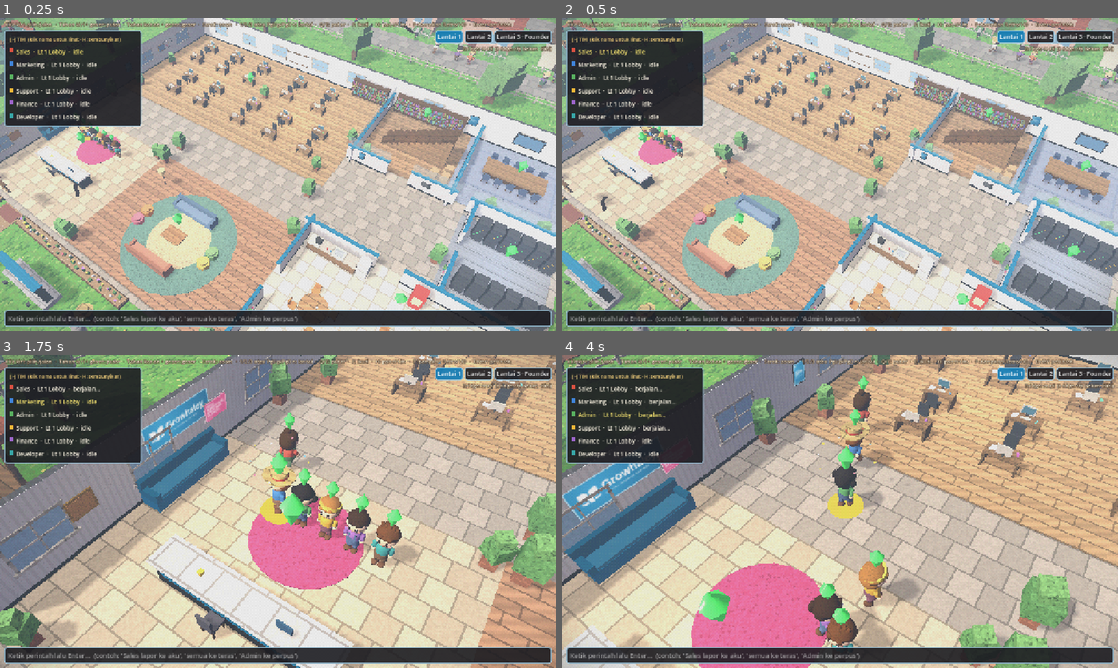
Above: before the commit, frames 1-4 (two rows, left to right).
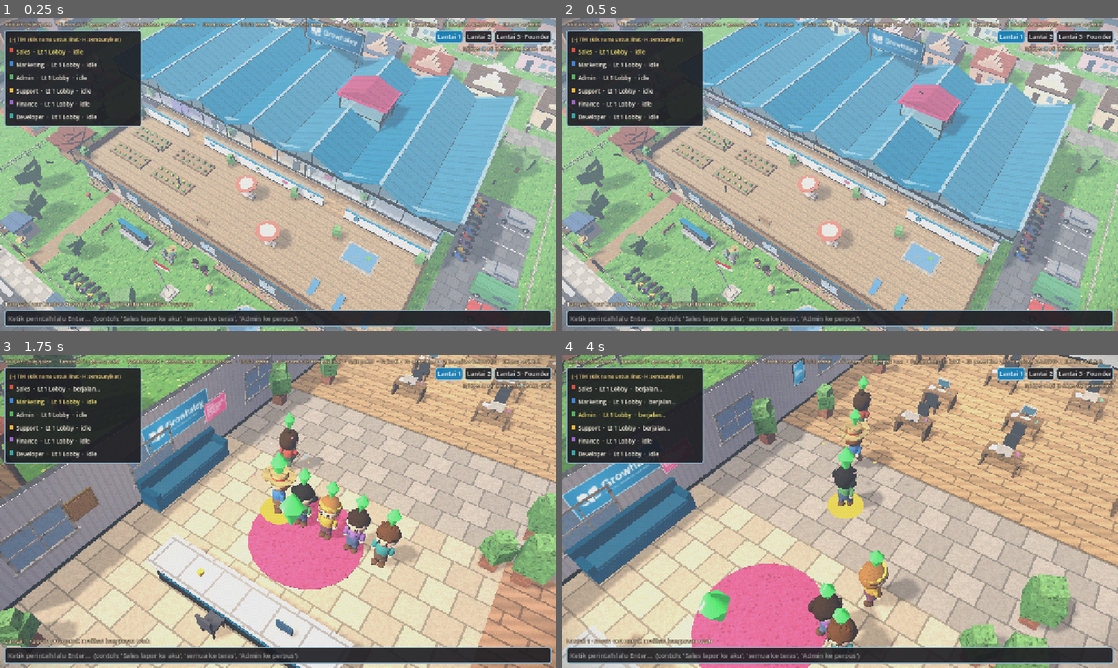
Above: after the commit, the same moments.

Repository: growhaleystudio-create/virtual-office
Game: Godot game, scene res://main.tscn
The game is run twice, just before and just after one commit, with the same random seed, the same clock (stepped at 60 frames per second) and the same inputs.
Inputs:
- Up to frame 1 (0.25 s): no input
- Up to frame 2 (0.5 s): no input
- Up to frame 3 (1.75 s): click "Sales · Lt 1 Lobby · idle" at 0.5 s; click "Marketing · Lt 1 Lobby · idle" at 1.25 s
- Up to frame 4 (4 s): click "Sales · Lt 1 Lobby · berjalan…" at 2 s; click "Marketing · Lt 1 Lobby · berj…" at 2.75 s; click "Admin · Lt 1 Lobby · berjalan…" at 3.5 s

The runs differ from the first frame. In frame 1, 78% of the frame differs, in the area x 0-100%, y 0-100%; in frame 2, 78%; in frame 3, 0.7%; in frame 4, 0.8%.

Commit message:
Tampak luar saat zoom out: bangunan utuh dengan atap lipat zig-zag, menara kaca, papan logo
Co-Authored-By: Claude Opus 5.5 <noreply@anthropic.com>

Diff:
--- a/main.gd
+++ b/main.gd
@@ -125,6 +125,9 @@
 	_build_whip_cursor()
 	_build_bridge()
 	set_view_floor(0)
+	# mulai dari tampak luar: bangunan utuh, atap turun; zoom in untuk masuk ke ruangan
+	t_zoom = 54.0
+	zoom = 54.0
 	rng.randomize()
 	_apply_pixel_mode()
 	_setup_web_bridge()
@@ -614,6 +617,7 @@
 	_build_signs()
 	_flush_walls()
 	_decorate_walls()
+	_build_roof()
 	# gabungkan mesh diam per lantai / per sisi dinding supaya draw call sedikit
 	town.set_meta("no_batch", true)
 	for f in NFLOORS:
@@ -623,6 +627,7 @@
 			Look.batch(n, true)
 		Look.batch(floors[f], true)
 		floors[f].set_meta("no_batch", true)
+	Look.batch(roof, true)
 	Look.batch(self, true)
 
 
@@ -1221,14 +1226,154 @@
 	var wn: Node3D = ext_walls[0]["W"]
 	var lp := _facing_node(wn, Vector3(-W / 2.0 + 0.03, 2.25, 21.5 - H / 2.0), Vector3(1, 0, 0))
 	_picture(lp, Vector3.ZERO, Vector2(3.3, 1.1), "sign_blue")
-	# papan logo di atap lantai 3 menghadap selatan
-	cur = floors[2]
-	var rp := Vector3(-2.0, 3.0, -H / 2.0 + 0.6)
+
+
+# ---------- atap (tampak saat zoom out) ----------
+
+var roof: Node3D
+var exterior := false  # true = tampak luar: bangunan utuh beratap, semua lantai & dinding tampil
+var _roof_drop := 8.0
+const EXT_ENTER := 44.0  # zoom lebih jauh dari ini -> tampak luar
+const EXT_LEAVE := 40.0
+
+
+## Prisma dari poligon cembung di bidang XY (dunia), diekstrusi dari z0 ke z1.
+func _prism(parent: Node3D, pts: Array, z0: float, z1: float, color: Color, tex := "metal") -> MeshInstance3D:
+	var st := SurfaceTool.new()
+	st.begin(Mesh.PRIMITIVE_TRIANGLES)
+	var n := pts.size()
+	var cen := Vector2.ZERO
+	for q: Vector2 in pts:
+		cen += q / n
+	var tri := func(a: Vector3, b: Vector3, c: Vector3, nrm: Vector3) -> void:
+		if (b - a).cross(c - a).dot(nrm) > 0.0:  # Godot: sisi depan searah jarum jam
+			var t := b
+			b = c
+			c = t
+		for v in [a, b, c]:
+			st.set_normal(nrm)
+			st.add_vertex(v)
+	for i in range(1, n - 1):
+		for z: float in [z0, z1]:
+			var nz := Vector3(0, 0, signf(z - (z0 + z1) / 2.0))
+			tri.call(Vector3(pts[0].x, pts[0].y, z), Vector3(pts[i].x, pts[i].y, z), Vector3(pts[i + 1].x, pts[i + 1].y, z), nz)
+	for i in n:
+		var a: Vector2 = pts[i]
+		var b: Vector2 = pts[(i + 1) % n]
+		var e := b - a
+		var on := Vector2(e.y, -e.x).normalized()
+		if on.dot((a + b) / 2.0 - cen) < 0.0:
+			on = -on
+		var nrm := Vector3(on.x, on.y, 0)
+		tri.call(Vector3(a.x, a.y, z0), Vector3(b.x, b.y, z0), Vector3(b.x, b.y, z1), nrm)
+		tri.call(Vector3(a.x, a.y, z0), Vector3(b.x, b.y, z1), Vector3(a.x, a.y, z1), nrm)
+	var m := MeshInstance3D.new()
+	m.mesh = st.commit()
+	m.material_override = Look.mat(color, tex)
+	parent.add_child(m)
+	return m
+
+
+## Atap lipat zig-zag khas (folded-plate / "butterfly" berderet) di atas lantai 3,
+## kaca segitiga di ujung tiap lipatan, menara kaca di atas tangga, papan logo di punggung atap.
+## Hanya tampil saat kamera zoom out (tampak luar); saat zoom in atap terangkat & hilang.
+func _build_roof() -> void:
+	roof = Node3D.new()
+	roof.name = "Atap"
+	add_child(roof)
+	roof.set_meta("no_batch", true)
+	var y_top := 2.0 * FH + 3.0
+	var zn := -H / 2.0 - 0.9  # sisi utara (sedikit menjorok)
+	var zs := 18.0 - H / 2.0 + 1.9  # sisi selatan: kanopi lebar menaungi fasad kaca lantai 3
+	var xe := W / 2.0 + 0.9
+	# pelat atap tebal + garis biru muda
+	Agent.make_box(roof, Vector3(0, y_top + 0.15, (zn + zs) / 2.0), Vector3(xe * 2.0, 0.3, zs - zn), BRAND_INK, "metal")
+	Agent.make_box(roof, Vector3(0, y_top + 0.06, (zn + zs) / 2.0), Vector3(xe * 2.0 + 0.08, 0.08, zs - zn + 0.08), BRAND_LIGHT, "metal")
+	var y0 := y_top + 0.3
+	var nb := 6
+	var bw := xe * 2.0 / nb
+	var yr := y0 + 2.2  # punggung lipatan
+	var yv := y0 + 0.45  # lembah lipatan
+	var pz0 := zn - 0.3
+	var pz1 := zs + 0.4
+	var depth := pz1 - pz0
+	var pzc := (pz0 + pz1) / 2.0
+	var glass := Color(0.60, 0.82, 0.96, 0.5)
+	for i in nb:
+		var xl := -xe + i * bw
+		var xr := xl + bw
+		var xc := xl + bw / 2.0
+		var col: Color = BRAND_BLUE if i % 2 == 0 else BRAND_BLUE.lightened(0.12)
+		for seg in [[Vector2(xl, yr), Vector2(xc, yv)], [Vector2(xc, yv), Vector2(xr, yr)]]:
+			var a: Vector2 = seg[0]
+			var b: Vector2 = seg[1]
+			var mid := (a + b) / 2.0
+			var p := Agent.make_box(roof, Vector3(mid.x, mid.y, pzc), Vector3(a.distance_to(b) + 0.12, 0.16, depth), col, "metal")
+			p.rotation.z = atan2(b.y - a.y, b.x - a.x)
+		# talang di lembah
+		Agent.make_box(roof, Vector3(xc, yv + 0.05, pzc), Vector3(0.4, 0.1, depth + 0.05), BRAND_INK, "metal")
+		# kaca segitiga di ujung utara & selatan lipatan, dengan kusen
+		for gz: float in [zn + 0.15, zs - 0.15]:
+			var pts := [Vector2(xl, y0), Vector2(xl, yr - 0.1), Vector2(xc, yv - 0.1), Vector2(xr, yr - 0.1), Vector2(xr, y0)]
+			_prism(roof, pts, gz - 0.03, gz + 0.03, glass)
+			for f: float in [0.0, 0.25, 0.75]:
+				var mx := xl + bw * f
+				var top := lerpf(yr, yv, f * 2.0 if f <= 0.5 else (1.0 - f) * 2.0)
+				Agent.make_box(roof, Vector3(mx, (y0 + top) / 2.0, gz), Vector3(0.12, top - y0, 0.14), BRAND_INK, "metal")
+			Agent.make_box(roof, Vector3(xc, y0 + 0.08, gz), Vector3(bw, 0.16, 0.16), BRAND_INK, "metal")
+	# tutup punggung lipatan
+	for i in nb + 1:
+		Agent.make_box(roof, Vector3(-xe + i * bw, yr + 0.07, pzc), Vector3(0.32, 0.14, depth + 0.06), BRAND_LIGHT, "metal")
+	for gz: float in [zn + 0.15, zs - 0.15]:
+		Agent.make_box(roof, Vector3(xe, (y0 + yr) / 2.0, gz), Vector3(0.12, yr - y0, 0.14), BRAND_INK, "metal")
+
+	# menara kaca di atas tangga (lantern), atap pink
+	var lc := Vector3(STAIR_X0 + 3.0 - W / 2.0, y0, STAIR2_Z + 1.0 - H / 2.0)
+	var ls := Vector3(5.2, 3.6, 3.4)
+	Agent.make_box(roof, lc + Vector3(0, ls.y / 2.0, 0), ls, Color(0.70, 0.88, 0.97, 0.55))
+	for sx: float in [-1.0, 1.0]:
+		for sz: float in [-1.0, 1.0]:
+			Agent.make_box(roof, lc + Vector3(sx * ls.x / 2.0, ls.y / 2.0, sz * ls.z / 2.0), Vector3(0.16, ls.y, 0.16), BRAND_INK, "metal")
+		Agent.make_box(roof, lc + Vector3(sx * ls.x / 2.0, ls.y * 0.5, 0), Vector3(0.1, 0.1, ls.z), BRAND_INK, "metal")
+	for sz: float in [-1.0, 1.0]:
+		Agent.make_box(roof, lc + Vector3(0, ls.y * 0.5, sz * ls.z / 2.0), Vector3(ls.x, 0.1, 0.1), BRAND_INK, "metal")
+	Agent.make_box(roof, lc + Vector3(0, ls.y + 0.12, 0), Vector3(ls.x + 0.8, 0.24, ls.z + 0.8), BRAND_PINK, "metal")
+	_prism(roof, [Vector2(lc.x - ls.x / 2.0 - 0.2, lc.y + ls.y + 0.24), Vector2(lc.x, lc.y + ls.y + 1.3),
+		Vector2(lc.x + ls.x / 2.0 + 0.2, lc.y + ls.y + 0.24)], lc.z - ls.z / 2.0 - 0.2, lc.z + ls.z / 2.0 + 0.2, BRAND_PINK.darkened(0.15))
+
+	# papan logo besar berdiri di punggung atap tengah, menghadap jalan (selatan)
+	var bp := Vector3(0.0, yr + 2.0, zn + 3.0)
 	for sx: float in [-3.6, 3.6]:
-		_box(rp + Vector3(sx, 0.8, -0.2), Vector3(0.18, 1.6, 0.18), Color(0.3, 0.3, 0.32), "metal")
-	_box(rp + Vector3(0, 2.2, -0.08), Vector3(8.6, 2.9, 0.15), BRAND_INK, "metal")
-	var rn := _facing_node(floors[2], rp + Vector3(0, 2.2, 0.0), Vector3(0, 0, 1))
+		Agent.make_box(roof, Vector3(sx, (y0 + bp.y) / 2.0, bp.z - 0.2), Vector3(0.18, bp.y - y0, 0.18), Color(0.3, 0.3, 0.32), "metal")
+	Agent.make_box(roof, bp + Vector3(0, 0, -0.08), Vector3(8.6, 2.9, 0.15), BRAND_INK, "metal")
+	var rn := _facing_node(roof, bp, Vector3(0, 0, 1))
 	_picture(rn, Vector3.ZERO, Vector2(8.3, 2.77), "sign_blue")
+
+
+## Masuk/keluar tampak luar (dipanggil otomatis dari zoom kamera).
+func _set_exterior(on: bool) -> void:
+	exterior = on
+	if on:
+		floors[1].visible = true
+		floors[2].visible = true
+		show_feedback("Tampak luar kantor Growhaley · zoom in untuk melihat ruangan")
+	else:
+		set_view_floor(view_floor)
+		show_feedback("Lantai %d · zoom out untuk melihat bangunan utuh" % (view_floor + 1))
+
+
+## Pindah lantai atas permintaan pemakai (tombol / tombol angka): keluar dari tampak luar dulu.
+func go_floor(f: int) -> void:
+	follow = null
+	if exterior:
+		t_zoom = 34.0
+	set_view_floor(f)
+
+
+func go_exterior() -> void:
+	follow = null
+	t_zoom = maxf(t_zoom, 56.0)
+	t_pivot = Vector3(0, FH, 0)
 
 
 # ---------- lantai 3: ruang founder ----------
@@ -1750,8 +1895,8 @@
 
 func set_view_floor(f: int) -> void:
 	view_floor = clampi(f, 0, NFLOORS - 1)
-	floors[1].visible = view_floor >= 1
-	floors[2].visible = view_floor >= 2
+	floors[1].visible = exterior or view_floor >= 1
+	floors[2].visible = exterior or view_floor >= 2
 	t_pivot.y = view_floor * FH
 	for i in floor_btns.size():
 		floor_btns[i].set_pressed_no_signal(i == view_floor)
@@ -1864,16 +2009,18 @@
 			KEY_F:
 				if selected:
 					focus_agent(selected)
+			KEY_0:
+				go_exterior()
 			KEY_1:
-				set_view_floor(0)
+				go_floor(0)
 			KEY_2:
-				set_view_floor(1)
+				go_floor(1)
 			KEY_3:
-				set_view_floor(2)
+				go_floor(2)
 			KEY_PAGEUP:
-				set_view_floor(view_floor + 1)
+				go_floor(view_floor + 1)
 			KEY_PAGEDOWN:
-				set_view_floor(view_floor - 1)
+				go_floor(view_floor - 1)
 
 
 ## Karakter di bawah kursor (atau null).
@@ -1881,6 +2028,8 @@
 	var sp := _to_svp(pos)
 	var o := cam.project_ray_origin(sp)
 	var d := cam.project_ray_normal(sp)
+	if exterior:
+		return null  # tampak luar: karakter di dalam tertutup atap
 	var best: Agent = null
 	var best_d := 0.9
 	for a in agents:
@@ -2046,6 +2195,14 @@
 
 
 func _click(pos: Vector2) -> void:
+	if exterior:
+		# klik bangunan dari luar = zoom masuk ke titik itu
+		var p = _ground_point(pos)
+		if p != null:
+			t_pivot = Vector3(p.x, view_floor * FH, p.z)
+		follow = null
+		t_zoom = 30.0
+		return
 	var best := _pick_agent(pos)
 	if best:
 		select(best)
@@ -2078,11 +2235,19 @@
 	town.update_occlusion(cam.global_position, pivot.global_position)
 	# sembunyikan dinding luar yang menghalangi kamera
 	var cd := Vector3(sin(yaw), 0, cos(yaw))
+	if not exterior and zoom > EXT_ENTER:
+		_set_exterior(true)
+	elif exterior and zoom < EXT_LEAVE:
+		_set_exterior(false)
 	for f in NFLOORS:
 		for sd in SIDE_N:
 			var n: Node3D = ext_walls[f][sd]
 			var nv: Vector3 = SIDE_N[sd]
-			n.visible = nv.dot(cd) < 0.3
+			n.visible = exterior or nv.dot(cd) < 0.3
+	# atap turun saat tampak luar, terangkat lalu hilang saat zoom in
+	_roof_drop = lerpf(_roof_drop, 0.0 if exterior else 8.0, 1.0 - exp(-7.0 * d))
+	roof.position.y = _roof_drop
+	roof.visible = _roof_drop < 7.5
 
 
 # ---------- UI ----------
@@ -2136,7 +2301,7 @@
 	cl.add_child(ui)
 
 	var help := Label.new()
-	help.text = "Klik kiri: pilih/jalan  ·  Tahan kiri + geser: putar  ·  Tahan kanan + geser: geser  ·  Scroll: zoom  ·  1/2/3 atau PgUp/PgDn: lantai  ·  Q/E: putar  ·  F: ikuti  ·  H: panel tim  ·  P: tampilan Retro/HD  ·  Enter: perintah"
+	help.text = "Klik kiri: pilih/jalan  ·  Tahan kiri + geser: putar  ·  Tahan kanan + geser: geser  ·  Scroll: zoom  ·  1/2/3: lantai  ·  0 / zoom out: tampak luar  ·  Q/E: putar  ·  F: ikuti  ·  H: panel tim  ·  P: tampilan Retro/HD  ·  Enter: perintah"
 	help.add_theme_font_size_override("font_size", 12)
 	help.position = Vector2(12, 6)
 	ui.add_child(help)
@@ -2190,7 +2355,7 @@
 		b.text = "Lantai %d" % (i + 1) if i < 2 else "Lantai 3 · Founder"
 		b.toggle_mode = true
 		b.focus_mode = Control.FOCUS_NONE
-		b.pressed.connect(set_view_floor.bind(i))
+		b.pressed.connect(go_floor.bind(i))
 		fb.add_child(b)
 		floor_btns.append(b)
 	bridge_label = Label.new()
@@ -2242,8 +2407,9 @@
 			if a:
 				focus_agent(a)
 		"floor":
-			follow = null
-			set_view_floor(int(arg))
+			go_floor(int(arg))
+		"exterior":
+			go_exterior()
 		"pixel":
 			_pix_i = clampi(int(arg), 0, PIXEL_LINES.size() - 1)
 			_apply_pixel_mode()
@@ -2267,7 +2433,7 @@
 	for a in agents:
 		list.append({"name": a.agent_name, "title": a.title, "room": room_of(a), "status": a.status,
 			"color": a.shirt_color.to_html(false)})
-	var st := {"agents": list, "floor": view_floor, "pixel": _pix_i, "feedback": feedback.text,
+	var st := {"agents": list, "floor": view_floor, "exterior": exterior, "pixel": _pix_i, "feedback": feedback.text,
 		"selected": selected.agent_name if selected else "", "online": bridge_label.text}
 	JavaScriptBridge.eval("window.ovUpdate && window.ovUpdate(%s)" % JSON.stringify(st), true)
 
@@ -2374,10 +2540,10 @@
 			set_view_floor(follow.floor_index())
 		t_pivot = Vector3(follow.position.x, view_floor * FH, follow.position.z)
 	for a in agents:
-		a.visible = a.floor_index() <= view_floor
+		a.visible = exterior or a.floor_index() <= view_floor
 	for wl in world_labels:
 		var bob: Node3D = wl["bob"]
-		bob.visible = wl["floor"] == view_floor
+		bob.visible = not exterior and wl["floor"] == view_floor
 		var base: Vector3 = wl["pos"] + Vector3(0, -0.4, 0)
 		bob.position = base + Vector3(0, sin(Time.get_ticks_msec() / 400.0 + base.x) * 0.1, 0)
 		bob.rotation.y += d * 1.2
Not shown, changed: build/web/index.pck
